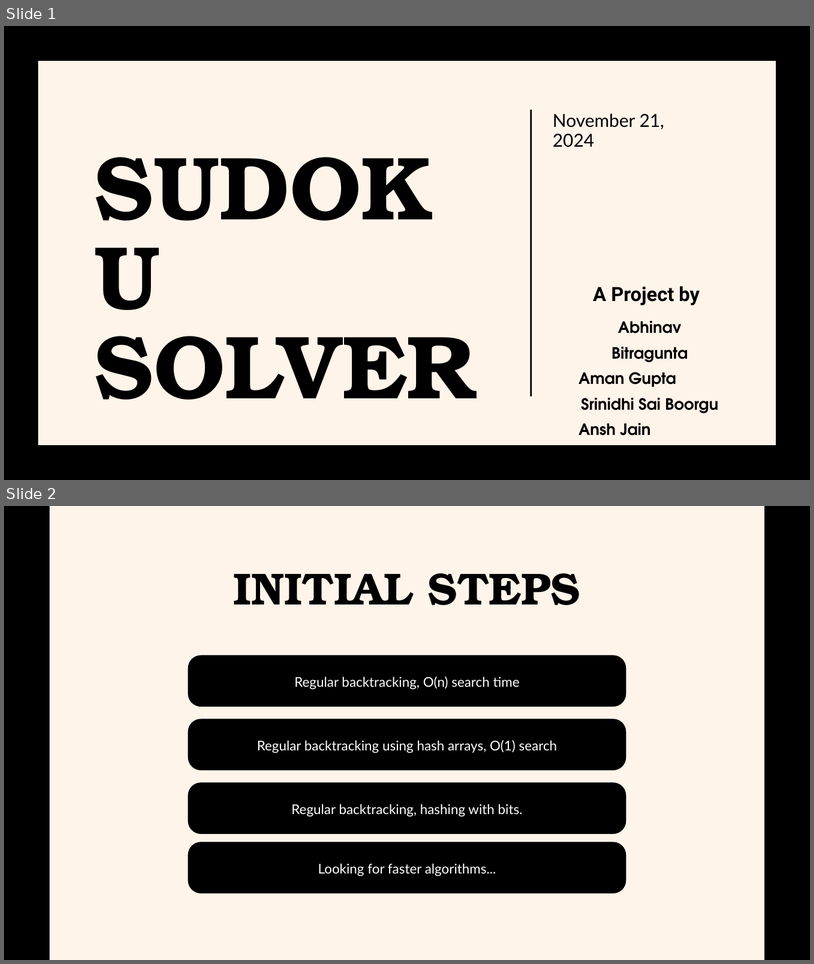
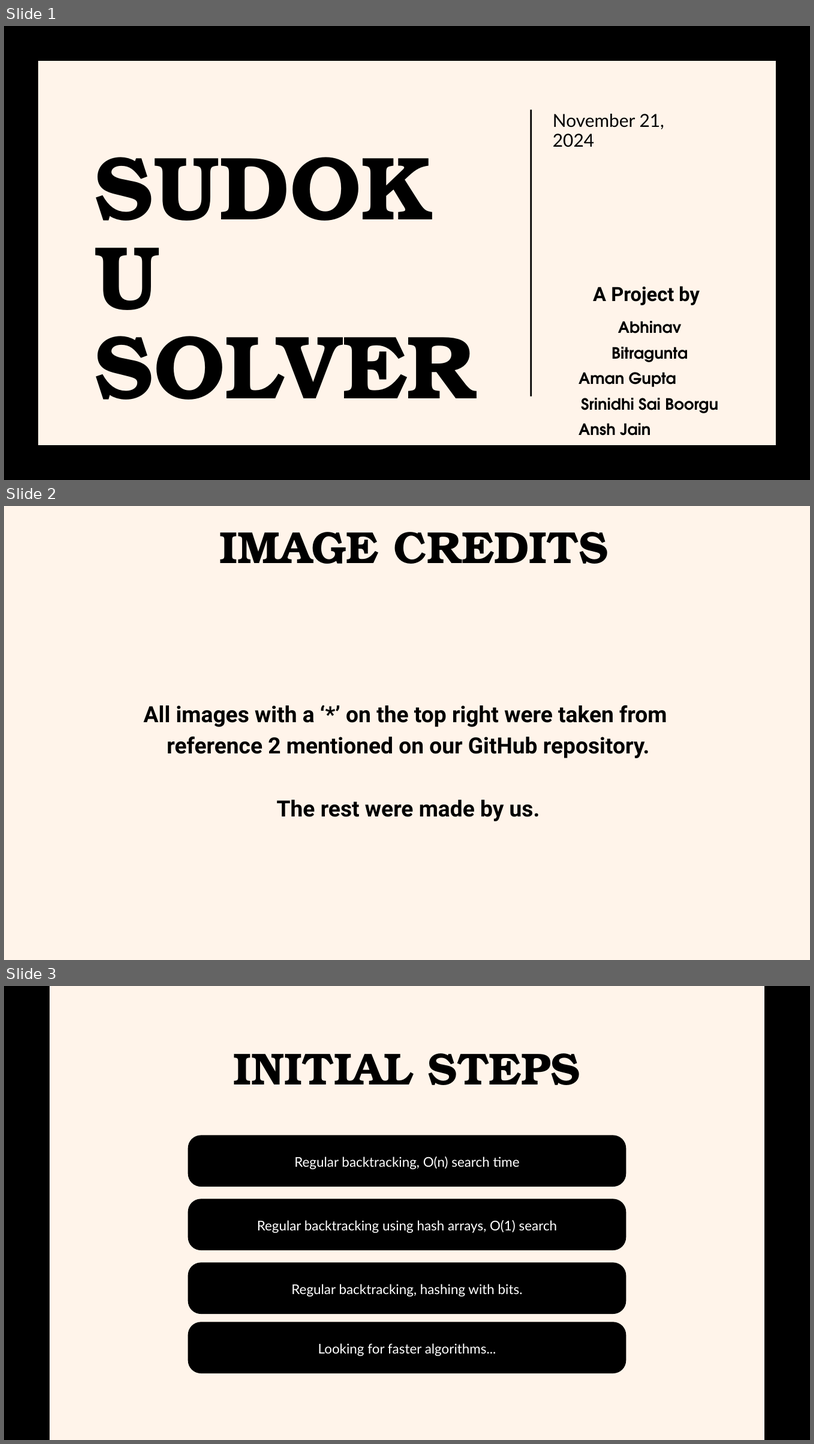
Before and after one commit to Abhinav-Bitragunta/Sudoku-Solver-Source, a slide deck: Presentation/Sudoku Solver PPT.pptx. Shown one above the other, each under a label of ours: slides 1 and 2 before the commit, slides 1, 2 and 3 after it. The pictures are 814x964 and 814x1444 pixels, drawn with LibreOffice and Linux fonts; fonts in the diff are those of the drawing. Boxes give left, top, right and bottom in pixels: in the first picture for what was removed or moved away, otherwise in the second. Text is boxed around its words. In the diff, an @@ line names an element or a change of style, - is before the commit and + after.

```diff
--- a/Presentation/Sudoku Solver PPT.pptx
+++ b/Presentation/Sudoku Solver PPT.pptx
@@ slide 2 added at <box>4,506,810,960</box>, background #FFF4EA @@
@@ text added at <box>219,532,609,564</box>, 80 pt, text #000000, bold @@
+IMAGE CREDITS
@@ text added at <box>144,705,667,821</box>, 39.8 pt, text #000000, bold @@
+All images with a ‘*’ on the top right were taken from
+reference 2 mentioned on our GitHub repository.
+The rest were made by us.
@@ what was slide 2 is now slide 3 @@
```
Also in this commit, not shown: 7 slides changed, 4 other slides added, 2 other files.
